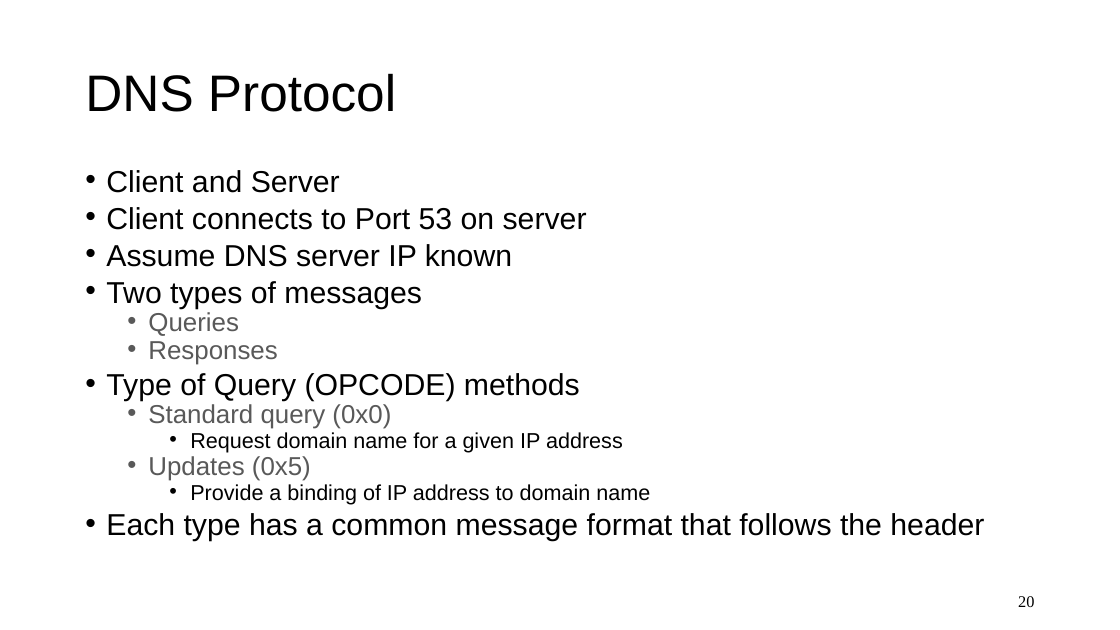
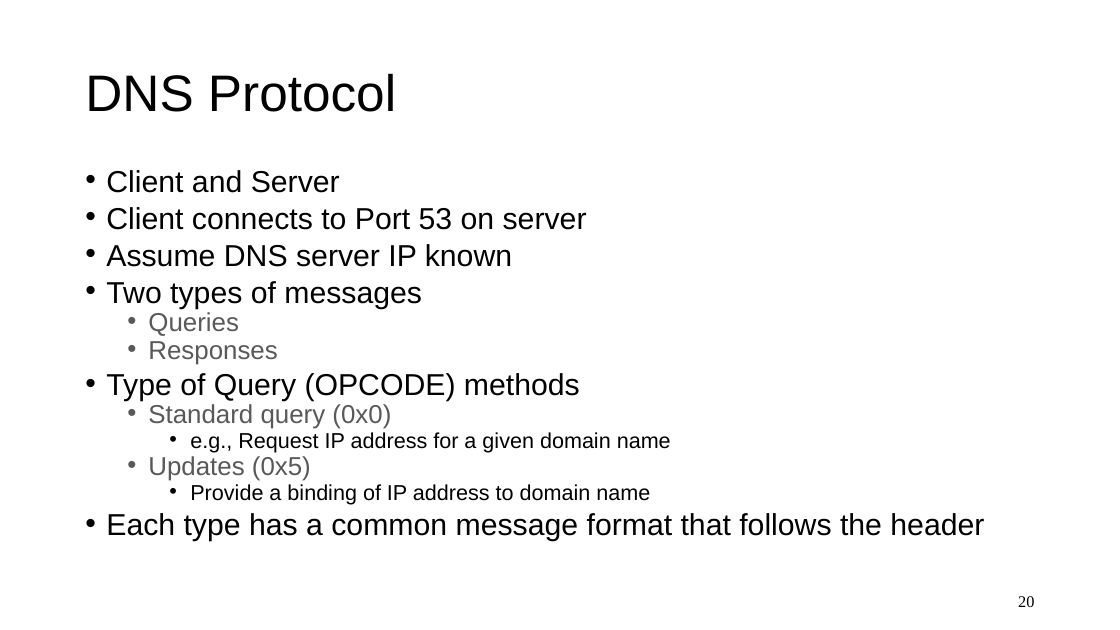
Before and after one commit to ngsrinivas/coursegen, a slide deck: slide 20 of ex/352-S21/staging/352-S21/lectures/application-sockets-dns.pptx. Drawn at 1120x630 pixels with LibreOffice and Linux fonts; fonts in the diff are those of the drawing. Boxes give left, top, right and bottom in pixels: in the first picture for what was removed or moved away, otherwise in the second. Text is boxed around its words. In the diff, an @@ line names an element or a change of style, - is before the commit and + after.

Commit message:
Nit to slide based on Ari's observation

```diff
--- a/ex/352-S21/staging/352-S21/lectures/application-sockets-dns.pptx
+++ b/ex/352-S21/staging/352-S21/lectures/application-sockets-dns.pptx
@@ text at bbox=[190, 432, 671, 453]: text changed @@
-    • Request domain name for a given IP address
+    • e.g., Request IP address for a given domain name
```
Also in this commit, not shown: 1 other file.
